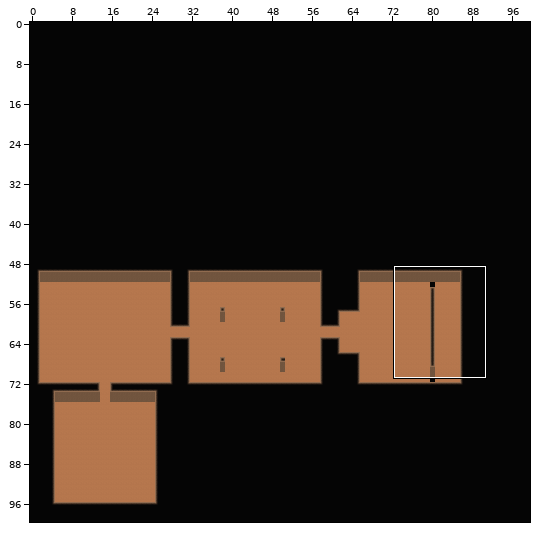
A Tiled map gets an edit: Workfiles/Map/ld33.tmx. Above: a wide view before the commit, with the close-up outlined.
Close-up. Old version:
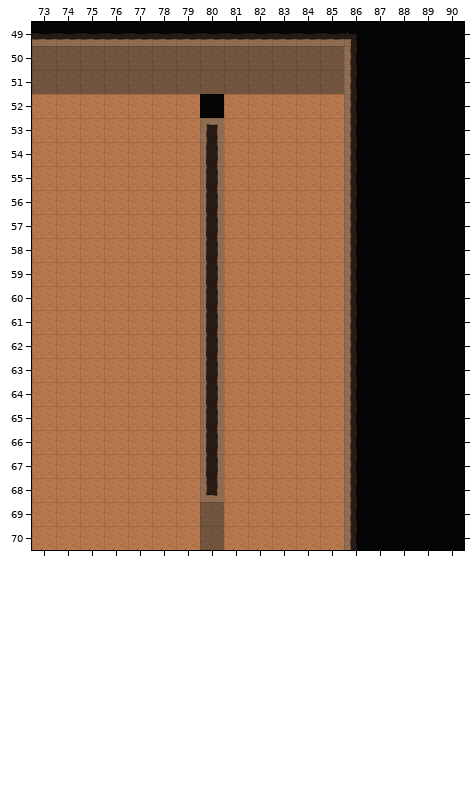
Cells are 64x64 px. Shown: x 73..90, y 49..70. The commit also changed other parts of the map, which this record leaves out.
The same view after the edit:
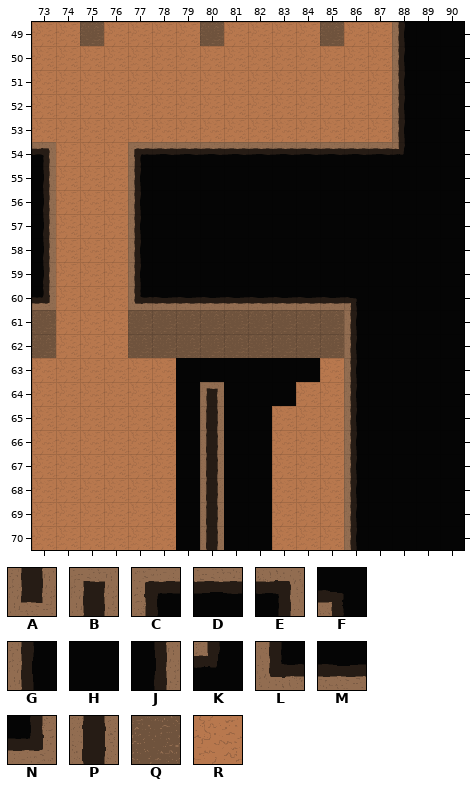
Key: from "tilesetLD33": A 4, B 5, C 8, D 9, E 10, F 12, G 16, H 17, J 18, K 20, L 24, M 25, N 26, P 28, Q 32, R 34.
_ is an empty cell.
The edit:
Layer "Calque de Tile 1":
y 49: x 73..88 MMMMMMMMMMMMMFHH -> RRQRRRRQRRRRQRRG
y 50..51: x 73..88 QQQQQQQQQQQQQGHH -> RRRRRRRRRRRRRRRG
y 52: x 80 H -> R; x 86..88 GHH -> RRG
y 53: x 80 B -> R; x 86..88 GHH -> RRG
y 54: x 73 R -> E; x 77..88 RRRPRRRRRGHH -> CDDDDDDDDDDK
y 55..59: x 73 R -> J; x 77..86 RRRPRRRRRG -> GHHHHHHHHH
y 60: x 73 R -> N; x 77..86 RRRPRRRRRG -> LMMMMMMMMF
y 61..62: x 73 R -> Q; x 77..85 RRRPRRRRR -> QQQQQQQQQ
y 63: x 79..84 RPRRRR -> HHHHHH
y 64: x 79..83 RPRRR -> HBHHH
y 65..67: x 79 R -> H; x 81..82 RR -> HH
y 68: x 79..82 RARR -> HPHH
y 69..70: x 79..82 RQRR -> HPHH
Pixel boxes of the changes (left, top, right, bottom) in both close-ups:
changed: (32, 22, 405, 550)
